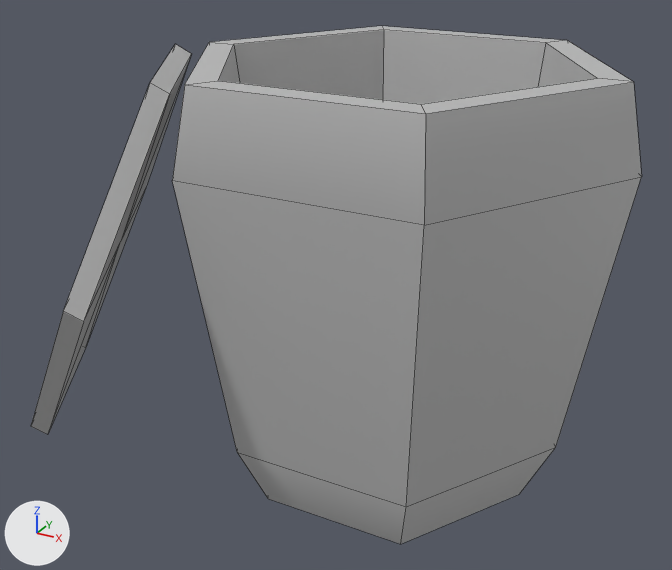
Before and after pictures for a commit that changed the FBX model Assets/FBX/A3D_Poubelle_.fbx.
Camera for both pictures: a camera (50 mm lens) standing at (-0.597, 0.338, -0.195) and looking at (-0.764, 0.641, -0.347). Arrows for +X, +Y and +Z are at lower left; the lights stay in place. Mesh edges are drawn as thin lines. Where no turn or scale is listed for an object, it has been applied to the vertices.
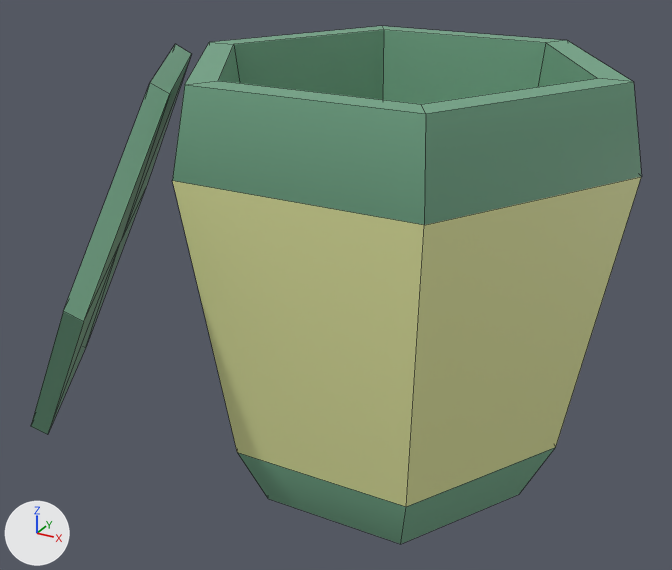
Pixel boxes (x1, y1, x2, y2) of what changed, in the pictures (672 x 570 px):
part 1 of me_mesh, recoloured (grey to beige): (173, 177, 641, 507) in both
part 2 of me_mesh, recoloured (grey to green): (31, 26, 642, 544) in both

Patch to the scene script:
```diff
--- a/Assets/FBX/A3D_Poubelle_.fbx.py
+++ b/Assets/FBX/A3D_Poubelle_.fbx.py
@@ mat_lambert67 @@
+mat_lambert67 = principled_material('lambert67')
+mat_lambert67.base_color = (0.169, 0.387, 0.244)  # green #72a787
@@ mat_lambert68 @@
+mat_lambert68 = principled_material('lambert68')
+mat_lambert68.base_color = (0.768, 0.802, 0.354)  # beige #e3e7a1
@@ mat_lambert69 @@
+mat_lambert69 = principled_material('lambert69')
+mat_lambert69.base_color = (0.228, 0.272, 0.0819)  # green #838e51
@@ me_mesh @@
 me_mesh.from_pydata(...)  # 51 vertices, 54 faces; spans x -0.119..0.119, y -0.099..0.099, z -0.087..0.087
 # used by ob_pcylinder6; location = (-0.7718, 0.6376, -0.3447)
+# me_mesh part 1: all 6 faces centred in x -0.036..0.089, y -0.053..0.091, z -0.002 switch from mat_lambert23 (grey #bcbcbc) to mat_lambert68 (beige #e3e7a1)
+# me_mesh part 2: 42 of the faces centred in x -0.113..0.094, y -0.089..0.096, z -0.073..0.087 switch from mat_lambert23 (grey #bcbcbc) to mat_lambert67 (green #72a788)
+me_mesh.materials.append(mat_lambert69)  # green #838e51
```
